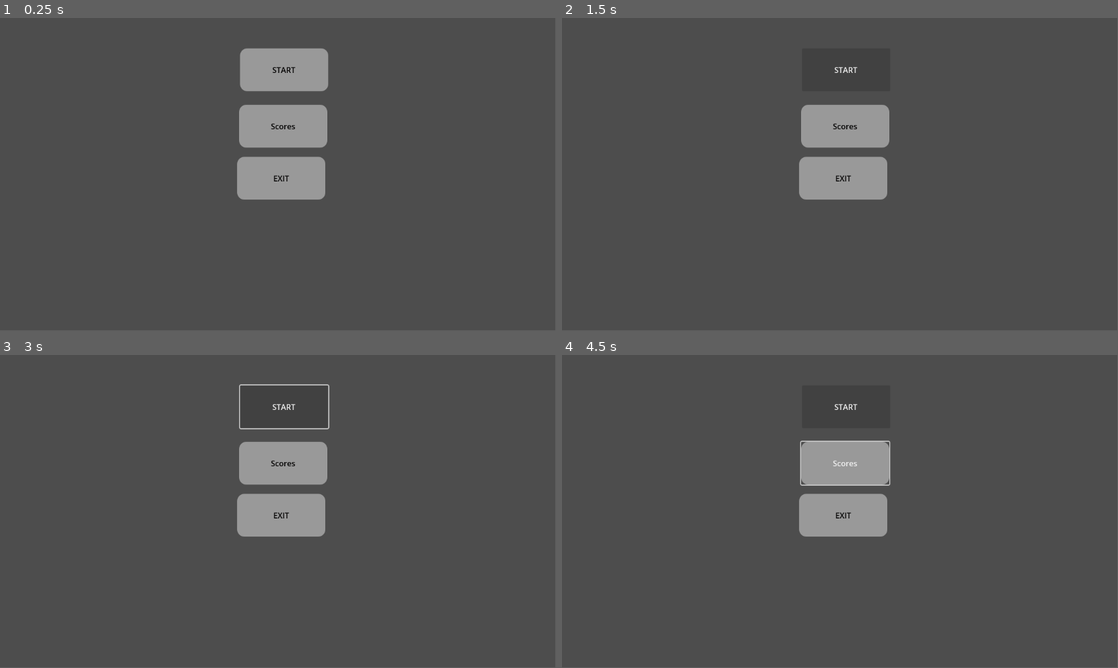
Above: before the commit, frames 1-4 (two rows, left to right).
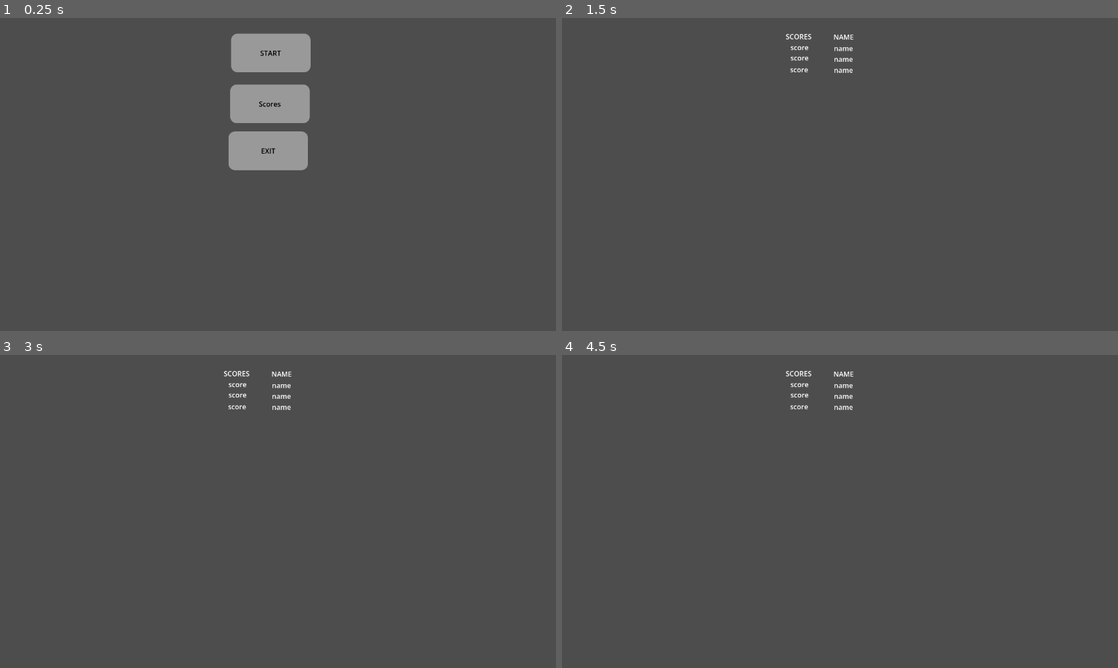
Above: after the commit, the same moments.

Repository: Jsalazar68/3390_project3
Game: Godot game, scene res://scenes/main_menu/Menu.tscn
Two runs of this game, one before a commit and one after it. Both use one fixed random seed, a clock stepped at 60 frames per second and the inputs below.
Inputs (mouse positions are in pixels of both pictures, inside the frame that each line leads up to):
- Up to frame 1 (0.25 s): no input
- Up to frame 2 (1.5 s): click "Scores" at 0.5 s; click (845, 71) at 1.25 s, where only the run before the commit has a clickable "START"
- Up to frame 3 (3 s): click (283, 408) at 2 s, where only the run before the commit has a clickable "START"; tap Enter (ui_accept) at 2.75 s; hold Right (ui_right) from 2.78 s (still down)
- Up to frame 4 (4.5 s): tap Enter (ui_accept) at 3.02, 3.5, 3.77, 4.25 s; release Right (ui_right) at 4.28 s; hold Left (ui_left) from 4.28 s (still down)
In our replay, the window is 799x449 before the commit and 800x450 after it. These sizes can differ from the game's own. Grey fills any space a smaller window leaves; there, only what the larger window draws over its background counts as a difference.

The runs differ from the first frame. In frame 1, 5.6% of the frame differs, in the area x 41-59%, y 4-58%; in frame 2, 4.6%; in frame 3, 4.8%; in frame 4, 4.8%.
Error after the commit: Trying to assign value of type 'Nil' to a variable of type 'Array'. (res://scripts/gameplay/Network.gd:51)

Commit message:
fixed pathing calls

Diff:
--- a/project.godot
+++ b/project.godot
@@ -19,6 +19,11 @@
 
 Network="*uid://kdjcuv2cw2sj"
 
+[display]
+
+window/size/viewport_width=1280
+window/size/viewport_height=720
+
 [file_customization]
 
 folder_colors={
--- a/scripts/gameplay/game.gd
+++ b/scripts/gameplay/game.gd
@@ -6,7 +6,7 @@
 @onready var player = $Player
 
 @onready var bullet_spawn = $Player/bulletSpawn
-var bullet_scene = preload("res://Scenes/Bullet.tscn")
+var bullet_scene = preload("res://scripts/gameplay/bullet.gd")
 
 func shoot():
 	print("SHOOT CALLED")
@@ -70,6 +70,6 @@
 		#return
 
 func _on_submit_button_pressed() -> void:
-	get_tree().change_scene_to_file("res://Scenes/Score.tscn")
+	get_tree().change_scene_to_file("res://scripts/gameplay/score.gd")
 	var name = $game_Over/nameInput.text
 	Network.send_score(name, count)
--- a/scripts/gameplay/menu.gd
+++ b/scripts/gameplay/menu.gd
@@ -7,10 +7,10 @@
 	pass
 	#hi new message
 func _on_start_pressed():
-	get_tree().change_scene_to_file("res://scenes (game screens)/game/Game.tscn")
+	get_tree().change_scene_to_file("res://scenes/game/Game.tscn")
 
 func _on_scores_pressed():
-	get_tree().change_scene_to_file("res://scenes (game screens)/game/Score.tscn")
+	get_tree().change_scene_to_file("res://scenes/game/Score.tscn")
 
 func _on_exit_pressed():
 	pass
